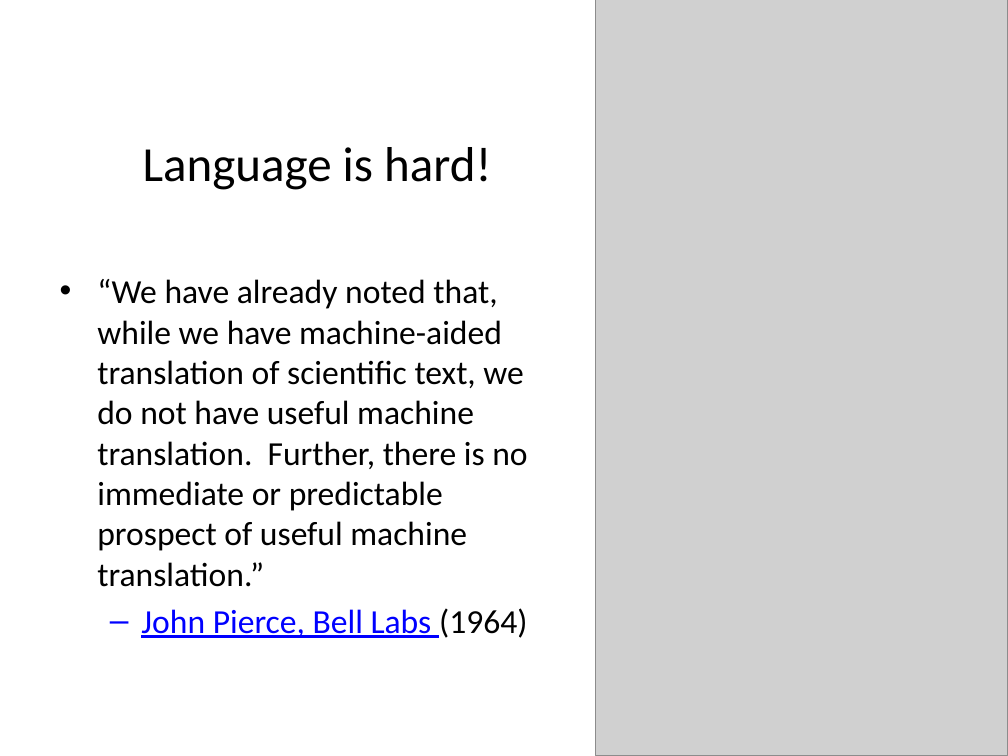
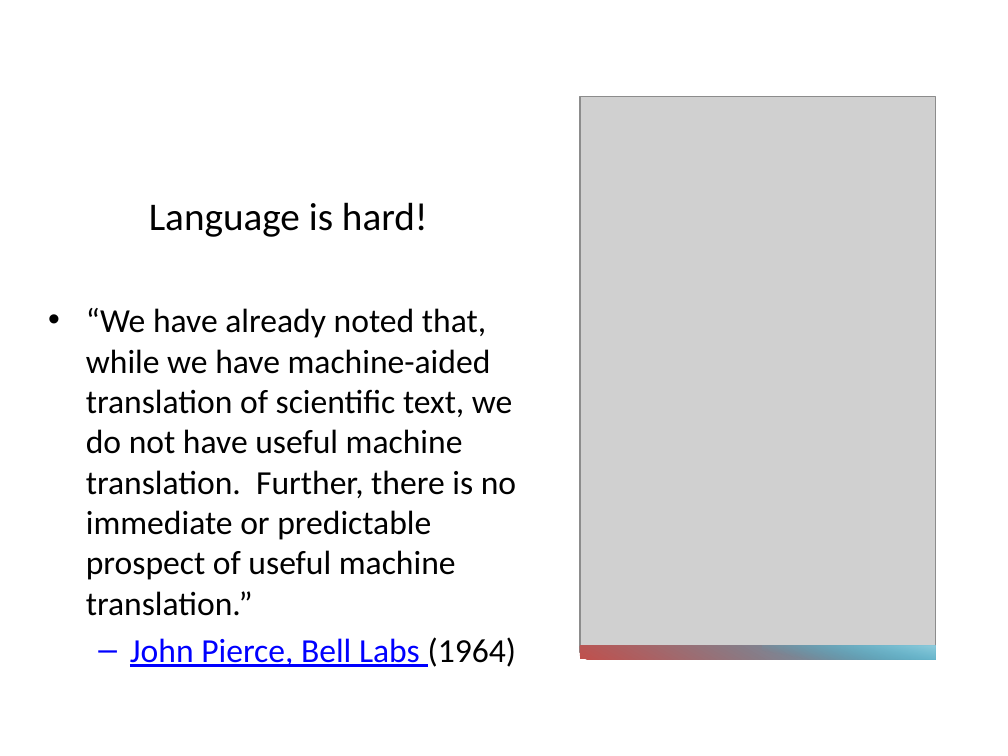
Before and after one commit to Chelsea-Myers/AIE_Presentations, a slide deck: slide 4 of AI Learning Systems.pptx. Drawn at 1008x756 pixels with LibreOffice and Linux fonts; fonts in the diff are those of the drawing; grey boxes stand for pictures. Boxes give left, top, right and bottom in pixels: in the first picture for what was removed or moved away, otherwise in the second. Text is boxed around its words. In the diff, an @@ line names an element or a change of style, - is before the commit and + after.

```diff
--- a/AI Learning Systems.pptx
+++ b/AI Learning Systems.pptx
@@ title "Language is hard!": place and size @@
-title "Language is hard!" at [143,147,491,190]
+title "Language is hard!" at [149,202,428,237]
@@ title "Language is hard!" at [149,202,428,237]: size 35 to 28 pt; vertical alignment middle to bottom @@
@@ picture: place and size @@
-picture at [596,0,1008,756]
+picture at [580,97,935,653]
@@ text "“We have already noted that, ...": place and size @@
-text "“We have already noted that, ..." at [97,279,527,638]
+text "“We have already noted that, ..." at [86,308,516,667]
@@ rectangle added at [580,646,935,659], fill gradient #C0504D to #4BACC6 @@
@@ rectangle added at [763,646,935,659], fill gradient #4BACC6 to #93CDDD @@
```
Also in this commit, not shown: 8 other slides changed, 1 other file.
